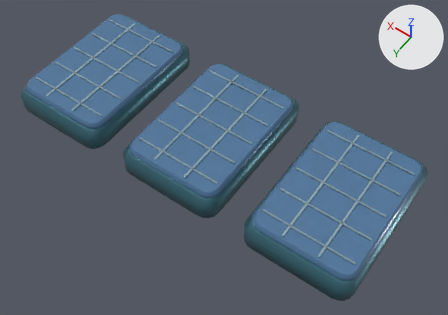
A saved change to the glTF model assets/models/regions/ocean_fuel_3.glb.
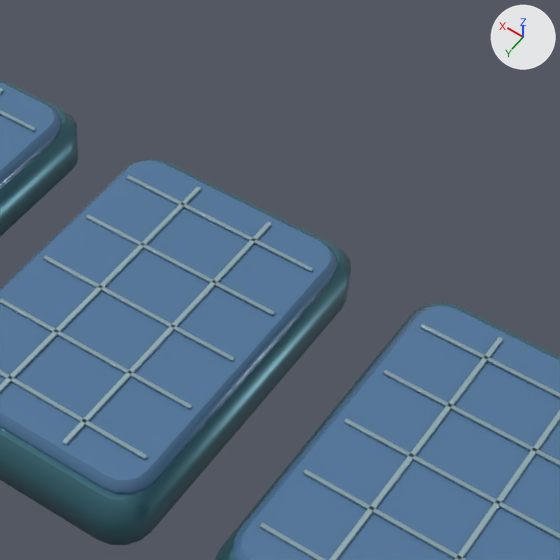
Each version appears first whole from a camera (50 mm lens) standing at (-3.17, 4.7, 10.17) and looking at (-0.19, 0.53, 3.61), and next in a close-up on the part from 35% to 85% of the width and 0% to 71% of the height. Arrows for +X, +Y and +Z are at upper right; the lights stay in place. The last two pictures show the newer version. Vertices at exactly the same position are counted once.

Script lines for the objects in view, before the commit:
```python
me_fuel3 = bpy.data.meshes.new('Fuel3')
me_fuel3.from_pydata(...)  # 1992 vertices, 3876 faces; spans x -2.58..2.58, y -0.58..1.57, z 3.73..4.17
# faces by material slot: [3408, 468]
me_fuel3.materials.append(mat_metal)
me_fuel3.materials.append(mat_tint)
ob_fuel3 = bpy.data.objects.new('Fuel3', me_fuel3)
ob_fuel3.location = (0.0, 0.0, 0.0)
```
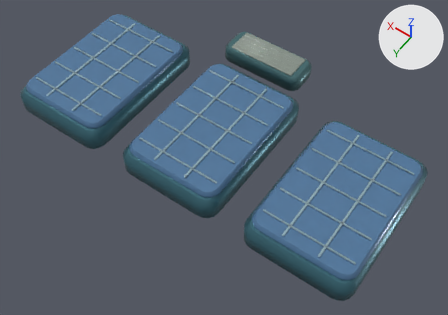
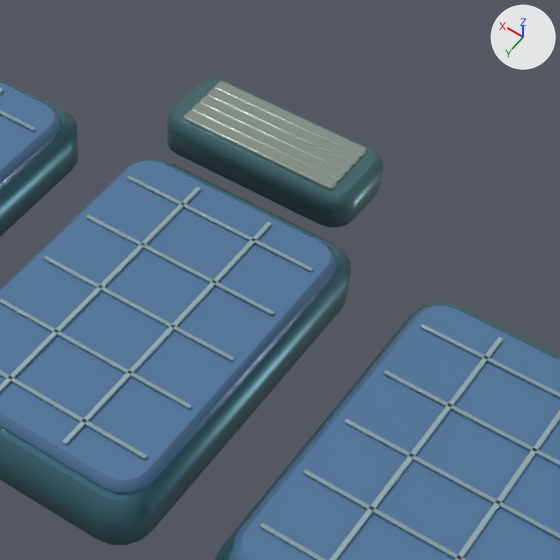
Where the change shows, as pixel boxes [x1, y1, x2, y2] in the close-ups (560 x 560 px):
```json
{"part": 1, "of": "me_fuel3", "change": "added", "after": [183, 110, 338, 190]}
{"part": 2, "of": "me_fuel3", "change": "added", "after": [191, 103, 345, 182]}
{"part": 3, "of": "me_fuel3", "change": "added", "after": [199, 96, 352, 174]}
{"part": 4, "of": "me_fuel3", "change": "added", "after": [206, 88, 360, 166]}
{"part": 5, "of": "me_fuel3", "change": "added", "after": [214, 81, 367, 158]}
{"part": 6, "of": "me_fuel3", "change": "added", "after": [167, 79, 383, 227], "on screen": "cyan"}
{"part": 7, "of": "me_fuel3", "change": "recoloured", "before": [169, 163, 323, 240], "after": [169, 163, 323, 240]}
```

Scene script edits in JSON lines:
```json
{"block": "me_fuel3", "where": "# used by ob_fuel3; location = (0.0, 0.0, 0.0)"}
{"op": "remove", "block": "me_fuel3", "code": "me_fuel3.from_pydata(...)  # 1992 vertices, 3876 faces; spans x -2.58..2.58, y -0.58..1.57, z 3.73..4.17"}
{"op": "add", "block": "me_fuel3", "code": "me_fuel3.from_pydata(...)  # 2432 vertices, 4732 faces; spans x -2.58..2.58, y -1.29..1.57, z 3.73..4.17"}
{"block": "me_fuel3", "change": "me_fuel3 part 1: the loose piece of 72 vertices spanning x -0.6..0.6, y -0.25..-0.23, z 4.15..4.17 is copied, and the copy is scaled about its middle by (0.824, 3.83, 2.43), then moved by (0.15, -0.63, -0.04); it spans x -0.35..0.65, y -0.92..-0.83, z 4.1..4.14"}
{"block": "me_fuel3", "change": "me_fuel3 part 2: the loose piece of 72 vertices spanning x -0.6..0.6, y -0.25..-0.23, z 4.15..4.17 is copied, and the copy is scaled about its middle by (0.824, 3.83, 2.43), then moved by (0.15, -0.71, -0.04); it spans x -0.35..0.65, y -0.99..-0.91, z 4.1..4.14"}
{"block": "me_fuel3", "change": "me_fuel3 part 3: the loose piece of 72 vertices spanning x -0.6..0.6, y -0.25..-0.23, z 4.15..4.17 is copied, and the copy is scaled about its middle by (0.824, 3.83, 2.43), then moved by (0.15, -0.79, -0.04); it spans x -0.35..0.65, y -1.07..-0.99, z 4.1..4.14"}
{"block": "me_fuel3", "change": "me_fuel3 part 4: the loose piece of 72 vertices spanning x -0.6..0.6, y -0.25..-0.23, z 4.15..4.17 is copied, and the copy is scaled about its middle by (0.824, 3.83, 2.43), then moved by (0.15, -0.87, -0.04); it spans x -0.35..0.65, y -1.15..-1.07, z 4.1..4.14"}
{"block": "me_fuel3", "change": "me_fuel3 part 5: the loose piece of 72 vertices spanning x -0.6..0.6, y -0.25..-0.23, z 4.15..4.17 is copied, and the copy is scaled about its middle by (0.824, 3.83, 2.43), then moved by (0.15, -0.95, -0.04); it spans x -0.35..0.65, y -1.23..-1.14, z 4.1..4.14"}
{"block": "me_fuel3", "change": "me_fuel3 part 6: a new loose piece of 80 vertices spanning x -0.47..0.77, y -1.29..-0.76, z 3.86..4.12, in mat_metal"}
{"block": "me_fuel3", "change": "me_fuel3 part 7: 39 kept faces spanning x -0.54..0.67, y -0.58..-0.39, z 3.73..4.17 get new vertex colours; the middle colour goes from greyish cyan #9fbbc2 to greyish cyan #9db8bf"}
```
